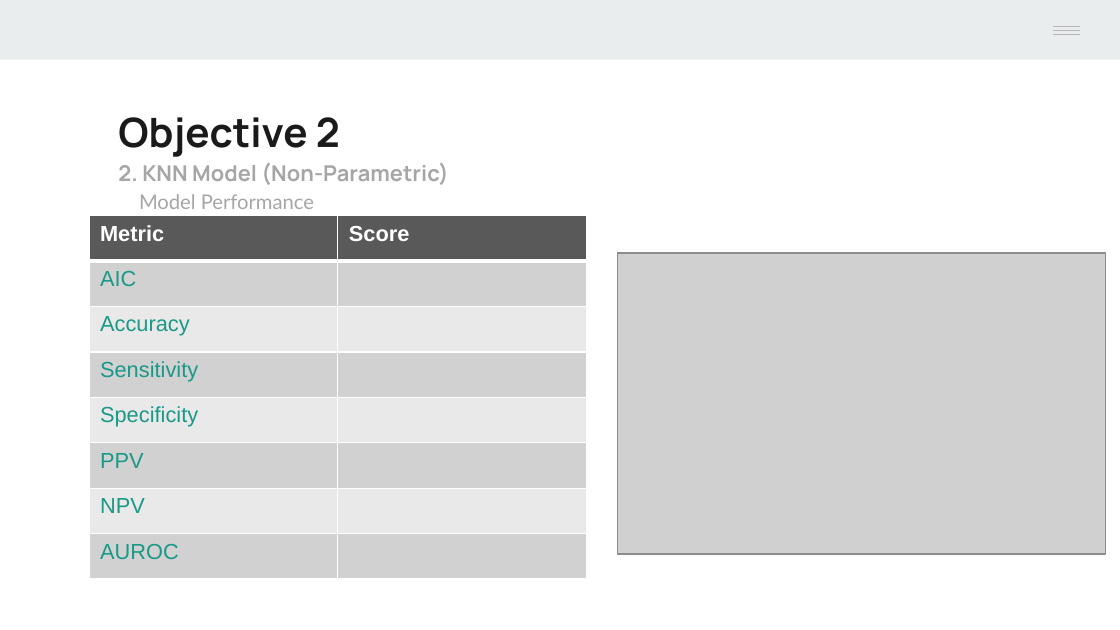
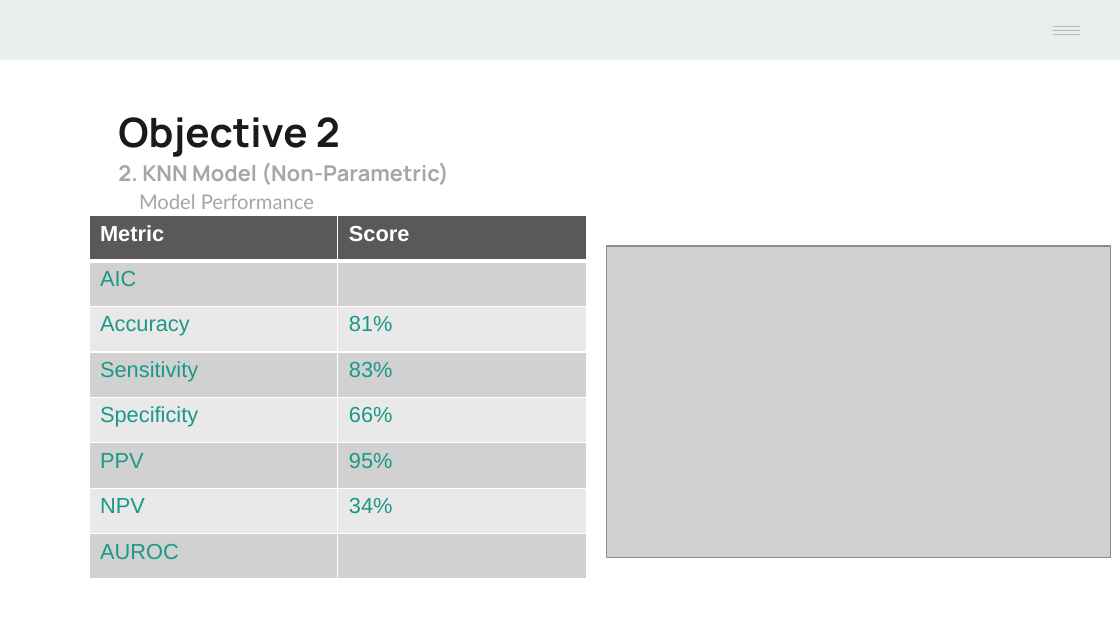
Before and after one commit to Mr-Chang95/Bank-Marketing-Analysis-Logistic-Regression, a slide deck: slide 28 of Project2_Chang_Craus_Yule.pptx (slide 29 before the commit). Drawn at 1120x630 pixels with LibreOffice and Linux fonts; fonts in the diff are those of the drawing; grey boxes stand for pictures. Boxes give left, top, right and bottom in pixels: in the first picture for what was removed or moved away, otherwise in the second. Text is boxed around its words. In the diff, an @@ line names an element or a change of style, - is before the commit and + after.

```diff
--- a/Project2_Chang_Craus_Yule.pptx
+++ b/Project2_Chang_Craus_Yule.pptx
@@ table at (88, 216, 586, 579) @@
-row 3, column 2: 
+row 3, column 2: 81%
-row 4, column 2: 
+row 4, column 2: 83%
-row 5, column 2: 
+row 5, column 2: 66%
-row 6, column 2: 
+row 6, column 2: 95%
-row 7, column 2: 
+row 7, column 2: 34%
@@ picture: place and size @@
-picture at (617, 253, 1105, 554)
+picture at (607, 246, 1111, 558)
```
Also in this commit, not shown: 4 other slides changed, 1 slide added, 1 slide removed, 1 other file.
